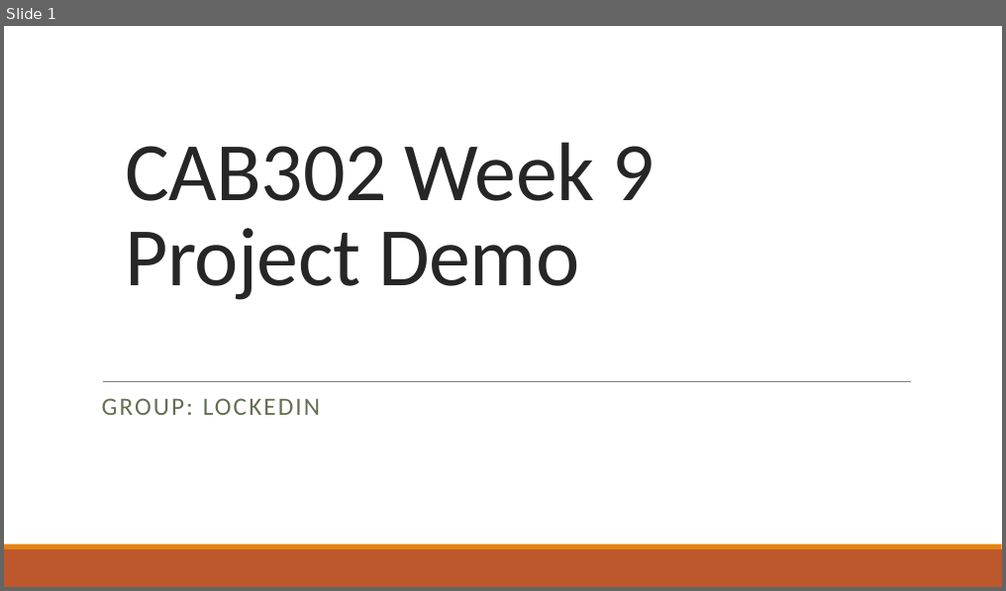
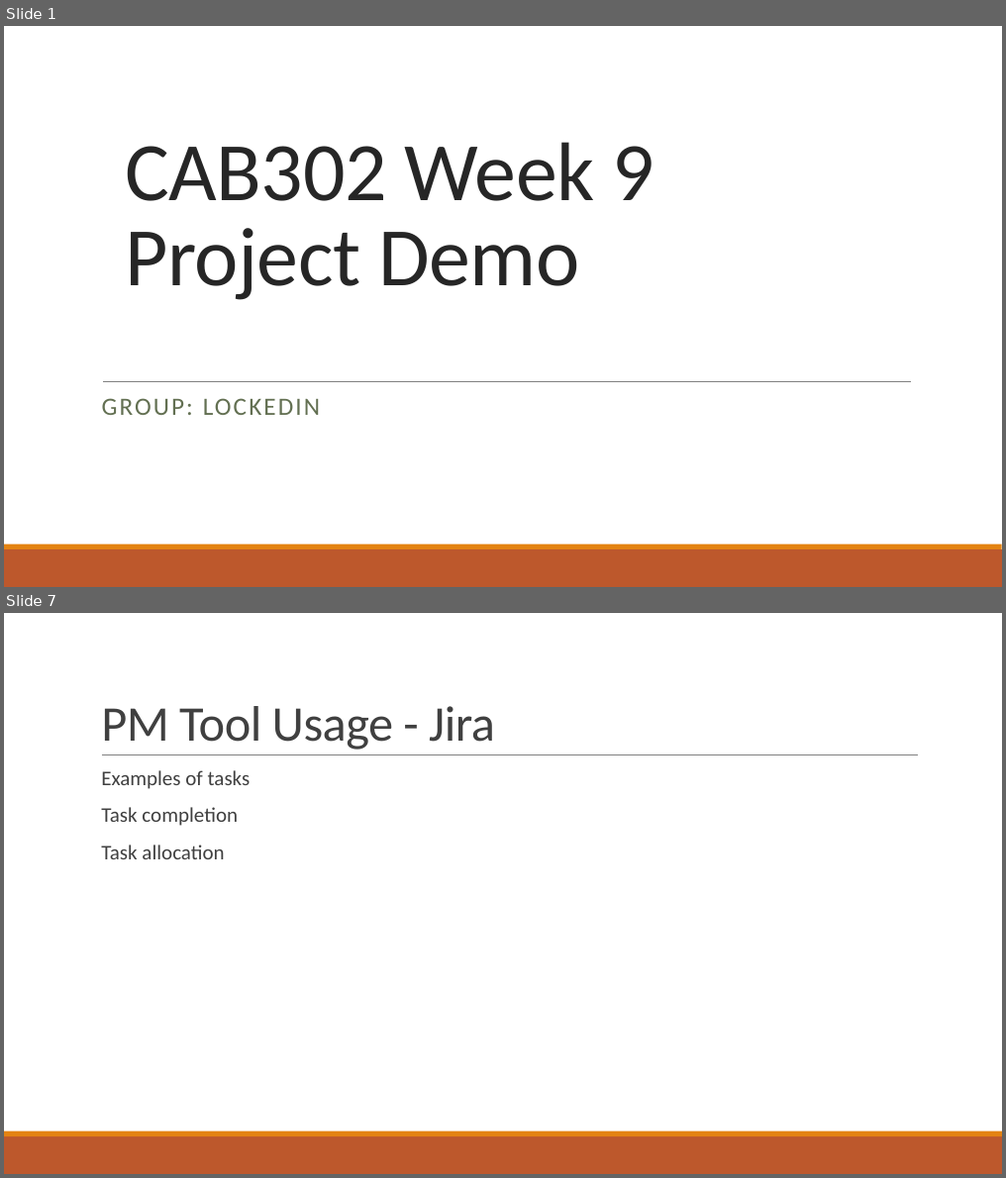
Before and after one commit to Kipkangaroo/CAB302_Project, a slide deck: Resources/Week 9 Video/Week 9 Video Presentation.pptx. Shown one above the other, each under a label of ours: slide 1 before the commit, slides 1 and 7 after it; the slides between them are not shown. The pictures are 1006x591 and 1006x1178 pixels, drawn with LibreOffice and Linux fonts; fonts in the diff are those of the drawing. Boxes give left, top, right and bottom in pixels: in the first picture for what was removed or moved away, otherwise in the second. Text is boxed around its words. In the diff, an @@ line names an element or a change of style, - is before the commit and + after.

```diff
--- a/Resources/Week 9 Video/Week 9 Video Presentation.pptx
+++ b/Resources/Week 9 Video/Week 9 Video Presentation.pptx
@@ slide 7 added at (x1=4, y1=613, x2=1002, y2=1174), background #FFFFFF; not listed: 2 template elements that a slide beside it also shows @@
@@ title added at (x1=101, y1=706, x2=495, y2=750), 48 pt, text #404040 @@
+PM Tool Usage - Jira
@@ line added from (102, 756) to (918, 756), #808080 0.5 pt @@
@@ text added at (x1=101, y1=770, x2=251, y2=860), 20 pt, text #404040 @@
+  Examples of tasks
+  Task completion
+  Task allocation
```
Also in this commit, not shown: 2 slides changed, 7 other slides added, 4 slides removed, 7 other files.
